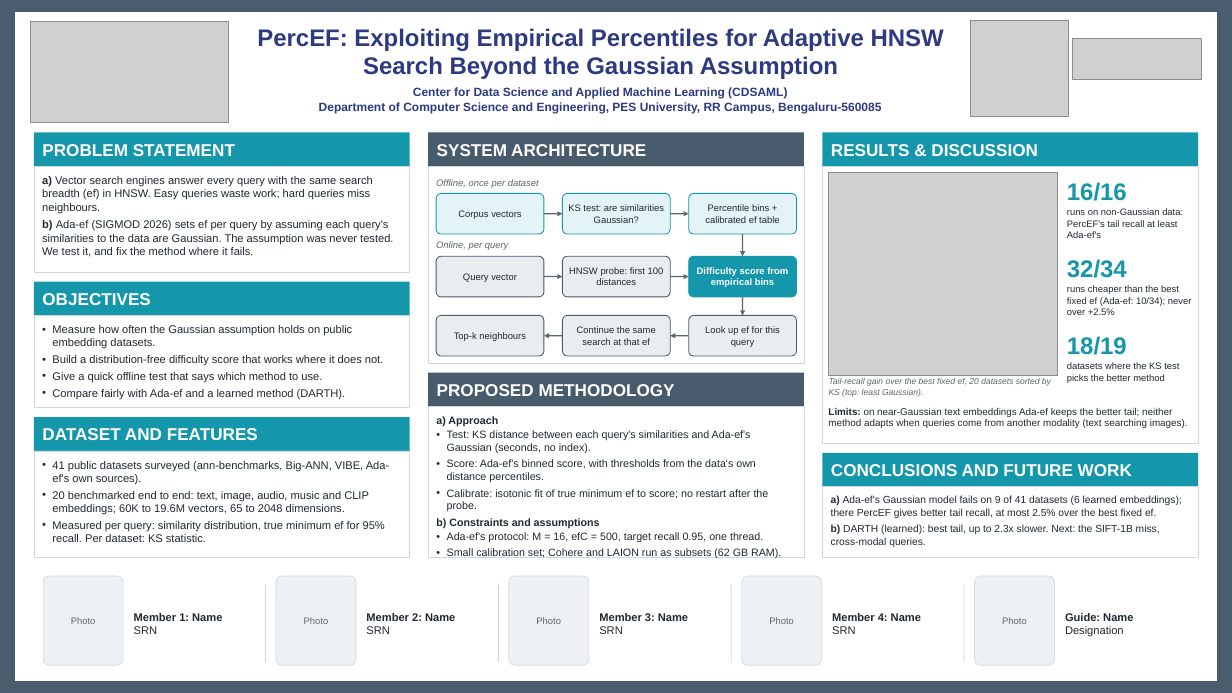
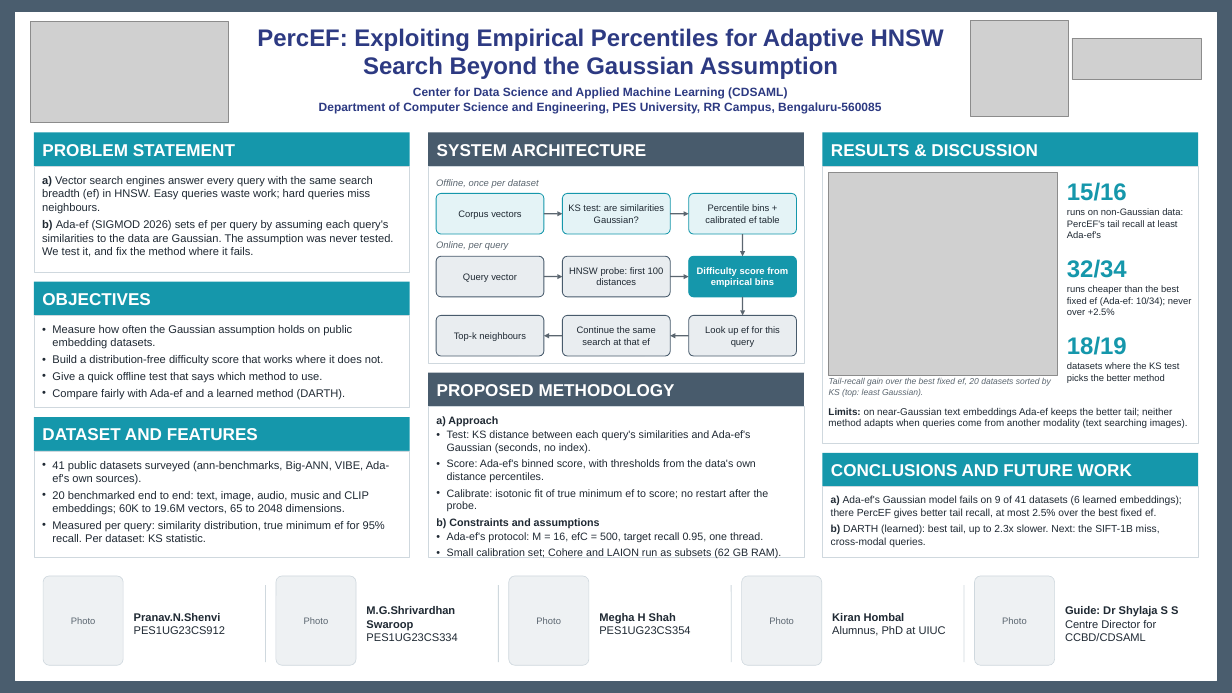
Before and after one commit to pranavshenvi/hybridAdaptiveEF, a slide deck: slide 1 of poster/PercEF_poster.pptx. Drawn at 1232x693 pixels with LibreOffice and Linux fonts; fonts in the diff are those of the drawing; grey boxes stand for pictures. Boxes give left, top, right and bottom in pixels: in the first picture for what was removed or moved away, otherwise in the second. Text is boxed around its words. In the diff, an @@ line names an element or a change of style, - is before the commit and + after.

```diff
--- a/poster/PercEF_poster.pptx
+++ b/poster/PercEF_poster.pptx
@@ text at (1067, 182, 1127, 201): text changed @@
-16/16
+15/16
@@ text at (134, 613, 225, 634): text changed @@
-Member 1: Name
-SRN
+Pranav.N.Shenvi
+PES1UG23CS912
@@ text at (366, 606, 457, 641): text changed @@
-Member 2: Name
-SRN
+M.G.Shrivardhan Swaroop
+PES1UG23CS334
@@ text at (599, 613, 690, 634): text changed; bold off @@
-Member 3: Name
-SRN
+Megha H Shah
+PES1UG23CS354
@@ text at (832, 613, 946, 636): text changed; bold off @@
-Member 4: Name
-SRN
+Kiran Hombal
+Alumnus, PhD at UIUC
@@ text at (1065, 606, 1178, 641): text changed @@
-Guide: Name
-Designation
+Guide: Dr Shylaja S S
+Centre Director for CCBD/CDSAML
```
Also in this commit, not shown: 4 other files.
